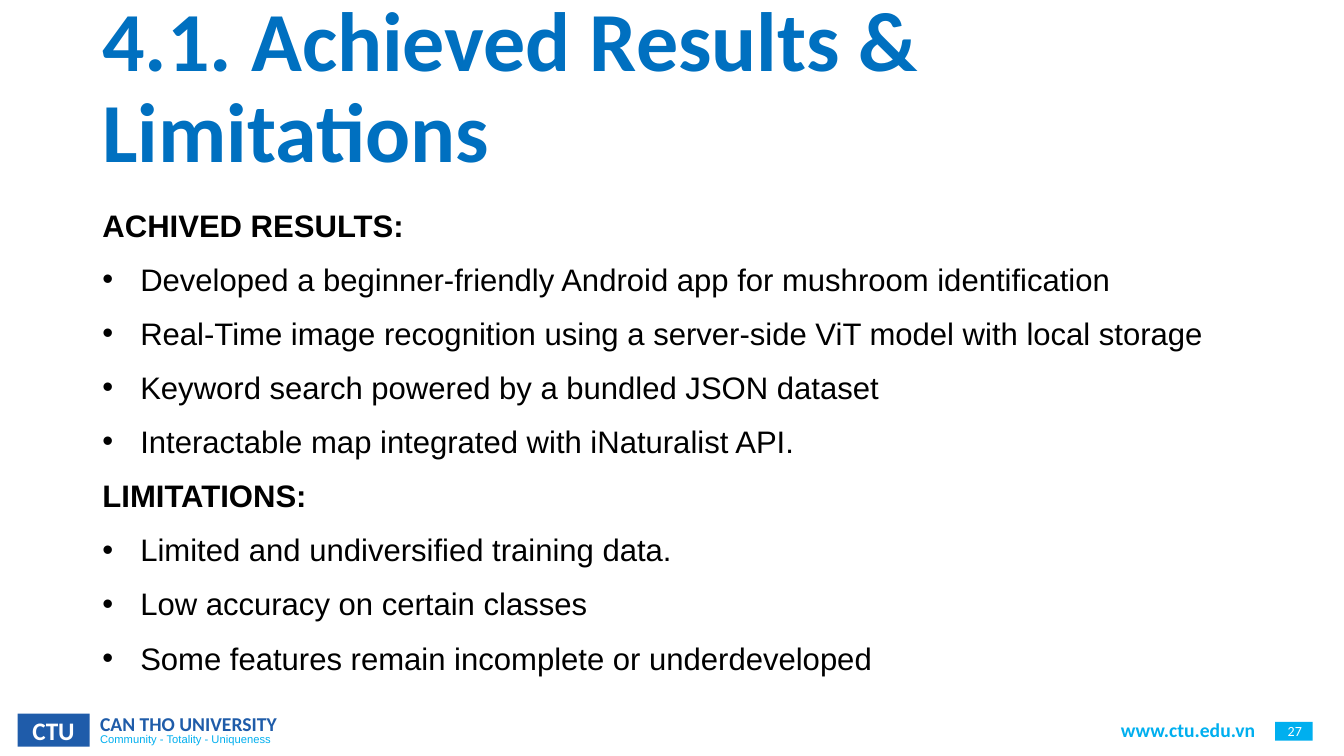
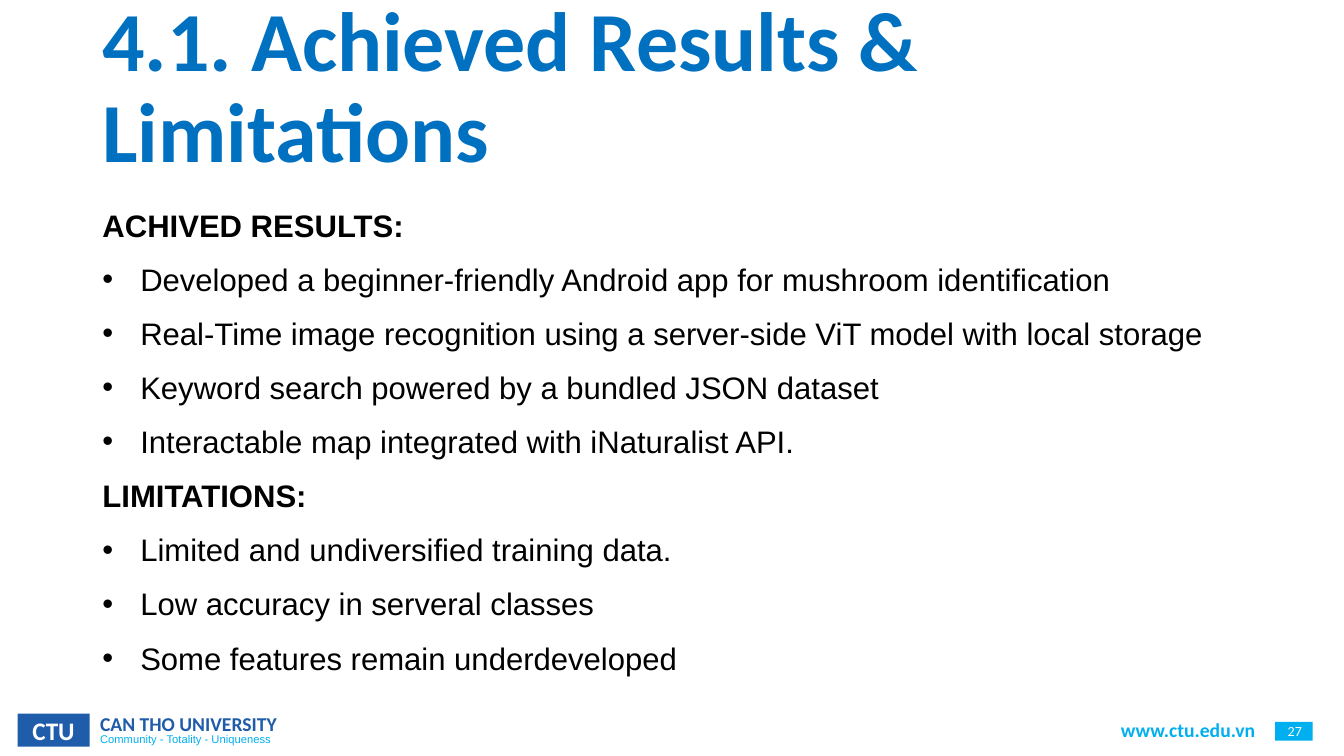
Before and after one commit to CommonHouseCat/fungiscan-mushroom-identifier, a slide deck: slide 27 of Báo cáo/GraduationThesis.pptx. Drawn at 1344x756 pixels with LibreOffice and Linux fonts; fonts in the diff are those of the drawing; background and template pictures are left out. Boxes give left, top, right and bottom in pixels: in the first picture for what was removed or moved away, otherwise in the second. Text is boxed around its words. In the diff, an @@ line names an element or a change of style, - is before the commit and + after.

```diff
--- a/Báo cáo/GraduationThesis.pptx
+++ b/Báo cáo/GraduationThesis.pptx
@@ text at bbox=[140, 592, 677, 676]: text changed @@
-• Low accuracy on certain classes
-• Some features remain incomplete or underdeveloped
+• Low accuracy in serveral classes
+• Some features remain underdeveloped
```
Also in this commit, not shown: 1 other slide changed.
